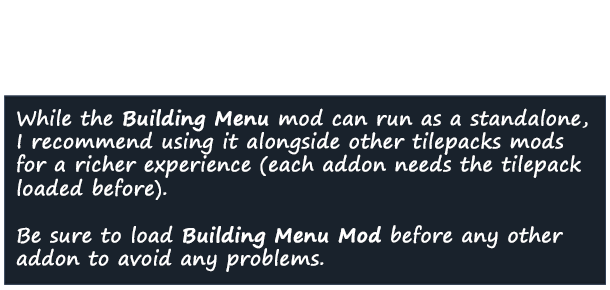
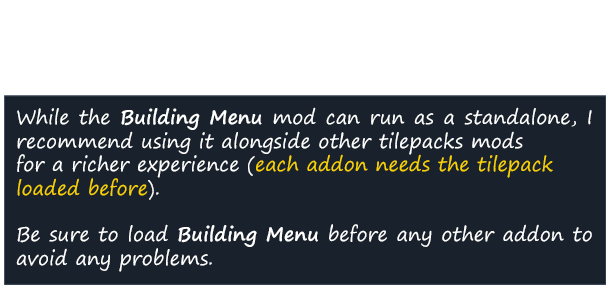
Layer changes from the first 610 x 290 image to the second:
renamed "While the Building Menu mod can run as a standalone, I recomme" to "While the Building Menu mod can run as a standalone, I recommen", painted on it over [16, 107, 592, 272]
